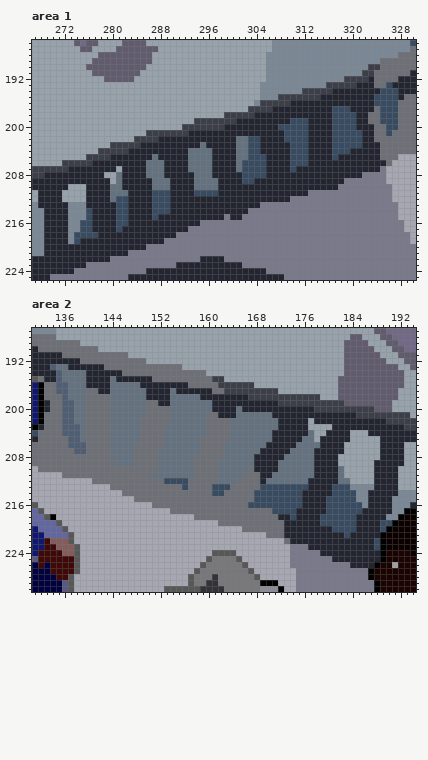
Edited in one commit: pixel-art file (palette_swap_test.ase). This is how it looked before the edit.
480x270 pixels, 1 frame. Colours within 5 levels of each other are drawn and written as one. Shown: area 1: x 267..330, y 186..225; area 2: x 131..194, y 187..230. The commit also changed other parts of the picture, which this record leaves out.
Now the later version:
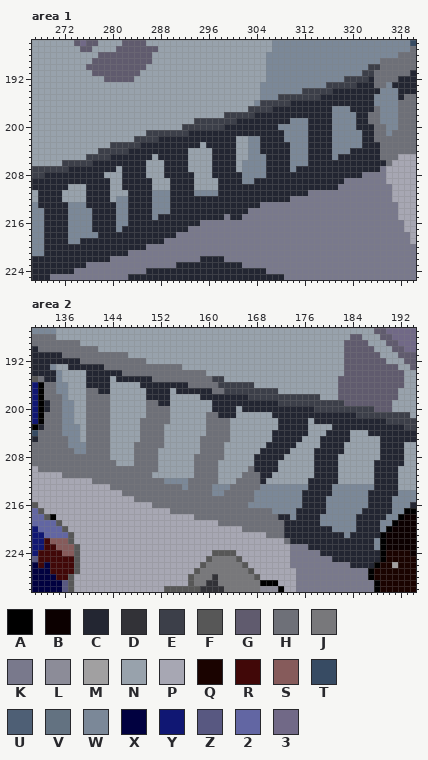
Palette (. is transparent): A #000000  B #0c0000  C #232632  D #323237  E #3c3f49  F #575757  G #605b6e  H #6e7078  J #78787b  K #79798c  L #8c8c98  M #a1a0a1  N #98a2ac  P #a7a7b3  Q #1a0300  R #410808  S #865b5b  T #374b63  U #4e5f75  V #637281  W #7b8898  X #010140  Y #101773  Z #585881  2 #6266a3  3 #716987
From old to new:
Area 1, layer "light_night":
y 193: x 326 T -> W
y 194: x 325..327 TTT -> WWW
y 195..196: x 324..327 TTTT -> WWWW
y 197: x 317..319 TTT -> WWW; x 325..327 TTT -> WWW
y 198: x 317..320 TTTT -> WWWW; x 325..327 TTT -> WWW
y 199: x 310..312 TTT -> WWW; x 317..320 TTTT -> WWWW; x 325..327 TTT -> WWW
y 200: x 308..312 TTTTT -> WWWWW; x 317..320 TTTT -> WWWW; x 326..327 TT -> WW
y 201: x 309..312 TTTT -> WWWW; x 317..321 TTTTT -> WWWWW; x 326 T -> W
y 202: x 301..304 VVTT -> NNWW; x 309..312 TTTT -> WWWW; x 317..321 TTTTT -> WWWWW
y 203: x 295 V -> N; x 301..304 VVTT -> NNWW; x 310..312 TTT -> WWW; x 317..321 TTTTT -> WWWWW
y 204: x 293..296 VVVV -> NNNN; x 301..304 VVTT -> NNWW; x 310..312 TTT -> WWW; x 317..319 TTT -> WWW
y 205: x 287 V -> N; x 293..296 VVVV -> NNNN; x 301..305 VVTTT -> NNWWW; x 310..312 TTT -> WWW; x 317 T -> W
y 206: x 286..288 VVV -> NNN; x 293..296 VVVV -> NNNN; x 301..305 VTTTT -> NWWWW; x 310..312 TTT -> WWW
y 207: x 286..288 VVV -> NNN; x 293..296 VVVV -> NNNN; x 301..305 VTTTT -> NWWWW; x 310 T -> W
y 208: x 281 V -> N; x 286..288 VVV -> NNN; x 294..296 VVV -> NNN; x 302..305 TTTT -> WWWW
y 209: x 281 V -> N; x 287..289 VVV -> NNN; x 294..297 VVVV -> NNNN; x 302..303 TT -> WW
y 210: x 280..281 VV -> NN; x 287..289 VVV -> NNN; x 294..297 VVVV -> NNNN
y 211: x 280..282 VVV -> NNN; x 287..289 TTT -> WWW; x 294..297 TTTT -> WWWW
y 212: x 280..282 VTT -> NWW; x 287..289 TTT -> WWW
y 213: x 281..282 TT -> WW; x 287..289 TTT -> WWW
y 214: x 276 T -> W; x 281..282 TT -> WW; x 287..289 TTT -> WWW
y 215: x 276 T -> W; x 281..282 TT -> WW; x 287 T -> W
y 216: x 275..276 TT -> WW; x 281..282 TT -> WW
y 217: x 275..276 TT -> WW; x 281 T -> W
y 218: x 274..277 TTTT -> WWWW
y 219: x 274 T -> W
Area 2, layer "light_night":
y 193: x 134..136 UVV -> WNN
y 194: x 135..139 UVVVV -> WNNNN
y 195: x 135..139 UVVVV -> WNNNN; x 144 V -> N
y 196: x 135..139 UUVVV -> WWNNN; x 144..148 VVVVV -> NNNNN
y 197: x 135..139 UUVVV -> WWNNN; x 144..149 VVVVVV -> NNNNNN; x 154 V -> N
y 198: x 136..139 UVVV -> WNNN; x 144..149 VVVVVV -> NNNNNN; x 154..158 VVVVV -> NNNNN
y 199: x 136..139 UUVV -> WWNN; x 144..149 VVVVVV -> NNNNNN; x 154..160 VVVVVVV -> NNNNNNN
y 200: x 136..139 UUVV -> WWNN; x 144..149 VVVVVV -> NNNNNN; x 154..160 VVVVVVV -> NNNNNNN; x 165 V -> N
y 201: x 136..139 UUVV -> WWNN; x 144..149 VVVVVV -> NNNNNN; x 154..159 VVVVVV -> NNNNNN; x 165..170 VVVVVV -> NNNNNN
y 202: x 136..139 UUVV -> WWNN; x 144..148 VVVVV -> NNNNN; x 154..159 VVVVVV -> NNNNNN; x 164..171 VVVVVVVV -> NNNNNNNN
y 203: x 136..139 UUUV -> WWWN; x 144..148 VVVVV -> NNNNN; x 153..159 VVVVVVV -> NNNNNNN; x 164..171 VVVVVVVV -> NNNNNNNN
y 204: x 136..139 UUUV -> WWWN; x 144..148 VVVVV -> NNNNN; x 153..159 VVVVVVV -> NNNNNNN; x 164..170 VVVVVVV -> NNNNNNN; x 177 V -> N
y 205: x 137..139 UUV -> WWN; x 144..148 VVVVV -> NNNNN; x 153..158 VVVVVV -> NNNNNN; x 164..170 VVVVVVV -> NNNNNNN; x 176..177 VV -> NN
y 206: x 137..139 UUU -> WWW; x 144..147 VVVV -> NNNN; x 153..158 VVVVVV -> NNNNNN; x 163..169 VVVVVVV -> NNNNNNN; x 175..178 VVVV -> NNNN
y 207: x 138..139 UU -> WW; x 144..147 VVVV -> NNNN; x 152..158 VVVVVVV -> NNNNNNN; x 163..168 VVVVVV -> NNNNNN; x 174..177 VVVV -> NNNN
y 208: x 144..147 VVVV -> NNNN; x 152..157 VVVVVV -> NNNNNN; x 163..167 VVVVV -> NNNNN; x 173..177 VVVVV -> NNNNN
y 209: x 145..147 VVV -> NNN; x 152..157 VVVVVV -> NNNNNN; x 162..167 VVVVVV -> NNNNNN; x 172..177 VVVVVV -> NNNNNN
y 210: x 152..157 VVVVVV -> NNNNNN; x 162..166 VVVVV -> NNNNN; x 172..177 VVVVVV -> NNNNNN; x 182 V -> N
y 211: x 151..157 VVVVVVV -> NNNNNNN; x 162..165 VVVV -> NNNN; x 171..177 VVVVVVV -> NNNNNNN; x 182 V -> N
y 212: x 153..156 TTTT -> WWWW; x 162..164 VVV -> NNN; x 170..176 VVVVVVV -> NNNNNNN; x 182..183 VV -> NN
y 213: x 156 T -> W; x 161..163 TTT -> WWW; x 169..176 TTTTTTTT -> WWWWWWWW; x 181..183 TTT -> WWW
y 214: x 161..162 TT -> WW; x 168..175 TTTTTTTT -> WWWWWWWW; x 181..184 TTTT -> WWWW
y 215: x 168..175 TTTTTTTT -> WWWWWWWW; x 180..184 TTTTT -> WWWWW
y 216: x 167..175 TTTTTTTTT -> WWWWWWWWW; x 180..185 TTTTTT -> WWWWWW
y 217: x 171..174 TTTT -> WWWW; x 180..185 TTTTTT -> WWWWWW
y 218: x 174 T -> W; x 179..184 TTTTTT -> WWWWWW
y 219: x 179..184 TTTTTT -> WWWWWW; x 189..190 TT -> WW
y 220: x 181..184 TTTT -> WWWW; x 189 T -> W
y 221: x 183 T -> W
y 222..223: x 188 T -> W
Pixel boxes of the changes (left, top, right, bottom) in both pictures:
changed: (74, 82, 398, 244)
changed: (50, 364, 86, 454)
changed: (110, 376, 392, 550)
